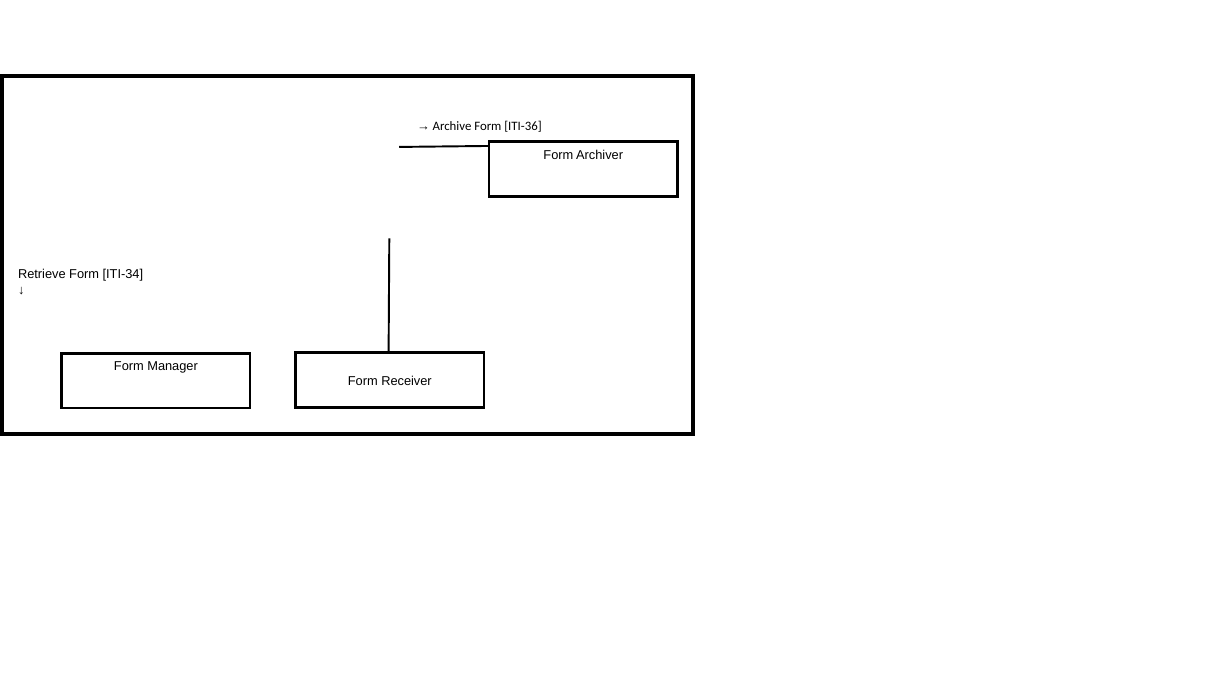
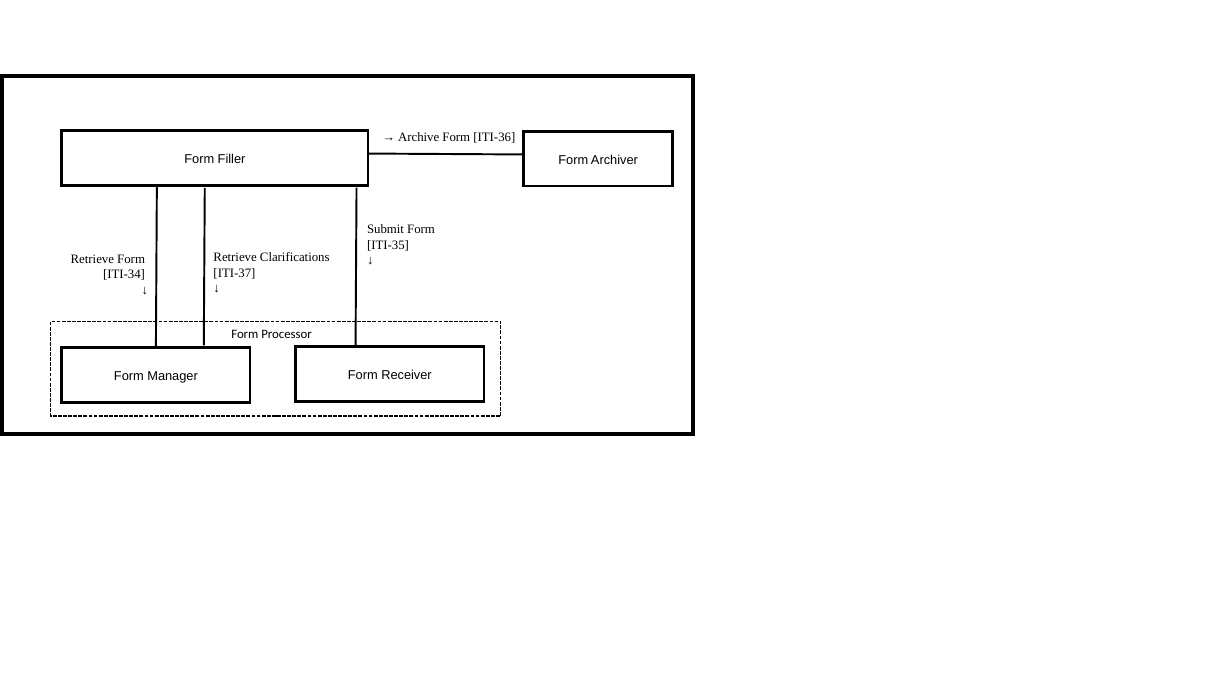
Before and after one commit to IHE/publications, a slide deck: slide 1 of ITI/TF/Volume1/media/Figure_17.2-1.pptx. Drawn at 1232x693 pixels with LibreOffice and Linux fonts; fonts in the diff are those of the drawing. Boxes give left, top, right and bottom in pixels: in the first picture for what was removed or moved away, otherwise in the second. Text is boxed around its words. In the diff, an @@ line names an element or a change of style, - is before the commit and + after.

```diff
--- a/ITI/TF/Volume1/media/Figure_17.2-1.pptx
+++ b/ITI/TF/Volume1/media/Figure_17.2-1.pptx
@@ rectangle added at <box>62,130,369,185</box>, fill #FFFFFF, outline #000000 2 pt, 10 pt, text #000000 @@
+Form Filler
@@ text "→ Archive Form [ITI-36]": place and size @@
-text "→ Archive Form [ITI-36]" at <box>433,120,541,132</box>
+text "→ Archive Form [ITI-36]" at <box>398,132,515,143</box>
@@ text "→ Archive Form [ITI-36]" at <box>398,132,515,143</box>: font Calibri to Times New Roman @@
@@ rectangle "Form Archiver": place and size @@
-rectangle "Form Archiver" at <box>489,141,677,196</box>
+rectangle "Form Archiver" at <box>523,131,673,186</box>
@@ line moved from (399, 147) - (490, 146) to (369, 153) - (525, 154) @@
@@ line added from (157, 186) to (156, 347), #000000 1.5 pt @@
@@ line added from (205, 188) to (204, 346), #000000 1.5 pt @@
@@ line moved from (389, 238) - (388, 396) to (357, 188) - (356, 345) @@
@@ text added at <box>367,224,435,251</box>, 10 pt, text #000000 @@
+Submit Form
+[ITI-35]
+↓
@@ text "Retrieve Form": place and size @@
-text "Retrieve Form" at <box>18,268,144,281</box>
+text "Retrieve Form" at <box>71,254,145,280</box>
@@ text "Retrieve Form" at <box>71,254,145,280</box>: alignment left to right @@
@@ text at <box>71,254,145,280</box>: text changed; font Arial to Times New Roman @@
-Retrieve Form [ITI-34]
+Retrieve Form
+[ITI-34]
@@ text added at <box>213,252,330,279</box>, 10 pt, text #000000 @@
+Retrieve Clarifications
+[ITI-37]
+↓
@@ rectangle added at <box>51,322,501,416</box>, outline #000000 1 pt dashed @@
@@ text added at <box>231,329,312,338</box>, 10 pt, text #000000 @@
+Form Processor
@@ rectangle "Form Manager": place and size @@
-rectangle "Form Manager" at <box>62,353,250,408</box>
+rectangle "Form Manager" at <box>62,348,250,402</box>
@@ rectangle "Form Receiver": place and size @@
-rectangle "Form Receiver" at <box>296,352,484,407</box>
+rectangle "Form Receiver" at <box>296,347,484,401</box>
```
Also in this commit, not shown: 1 other file.
